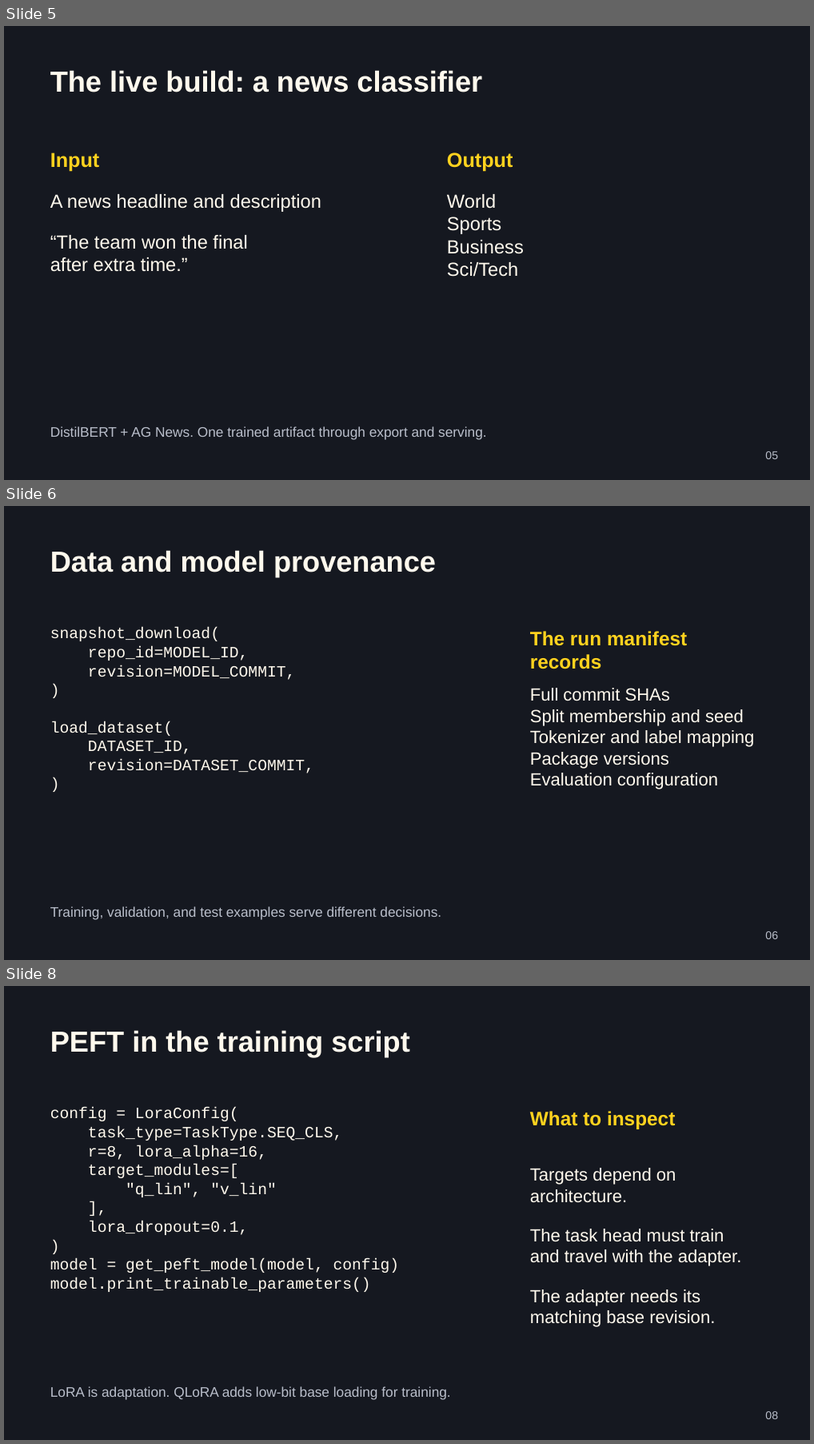
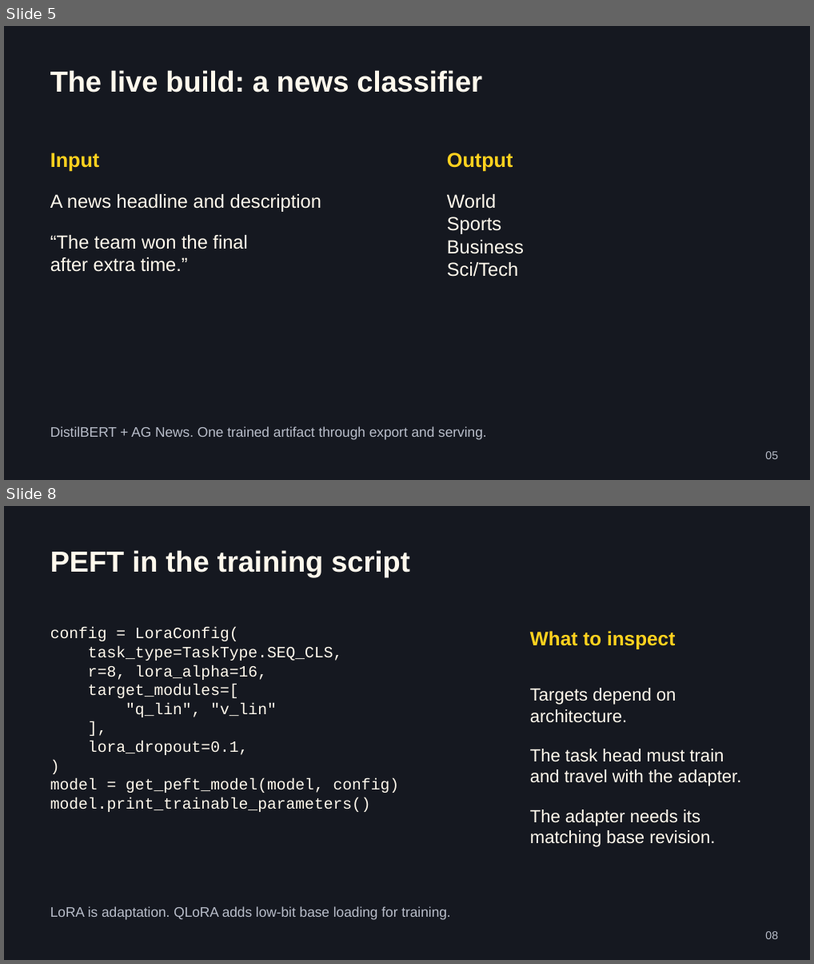
Before and after one commit to jemsbhai/bringing-the-heat, a slide deck: output/Bringing-the-Heat.pptx. Shown one above the other, each under a label of ours: slides 5, 6 and 8 before the commit, slides 5 and 8 after it; the slides between them are not shown. The pictures are 814x1444 and 814x964 pixels, drawn with LibreOffice and Linux fonts; fonts in the diff are those of the drawing. Boxes give left, top, right and bottom in pixels: in the first picture for what was removed or moved away, otherwise in the second. Text is boxed around its words. In the diff, an @@ line names an element or a change of style, - is before the commit and + after.

```diff
--- a/output/Bringing-the-Heat.pptx
+++ b/output/Bringing-the-Heat.pptx
@@ slide 6 removed at box(4, 506, 810, 960), background #151820 @@
@@ text removed at box(50, 550, 436, 577) @@
-Data and model provenance
@@ text removed at box(50, 628, 314, 773) @@
-snapshot_download(
-repo_id=MODEL_ID,
-revision=MODEL_COMMIT,
-)
-load_dataset(
-DATASET_ID,
-revision=DATASET_COMMIT,
-)
@@ text removed at box(530, 631, 687, 669) @@
-The run manifest records
@@ text removed at box(530, 688, 755, 789) @@
-Full commit SHAs
-Split membership and seed
-Tokenizer and label mapping
-Package versions
-Evaluation configuration
@@ text removed at box(50, 906, 442, 920) @@
-Training, validation, and test examples serve different decisions.
@@ text removed at box(766, 931, 778, 939) @@
-06
```
Also in this commit, not shown: 6 slides changed, 3 slides added, 2 other slides removed, 38 other files.
